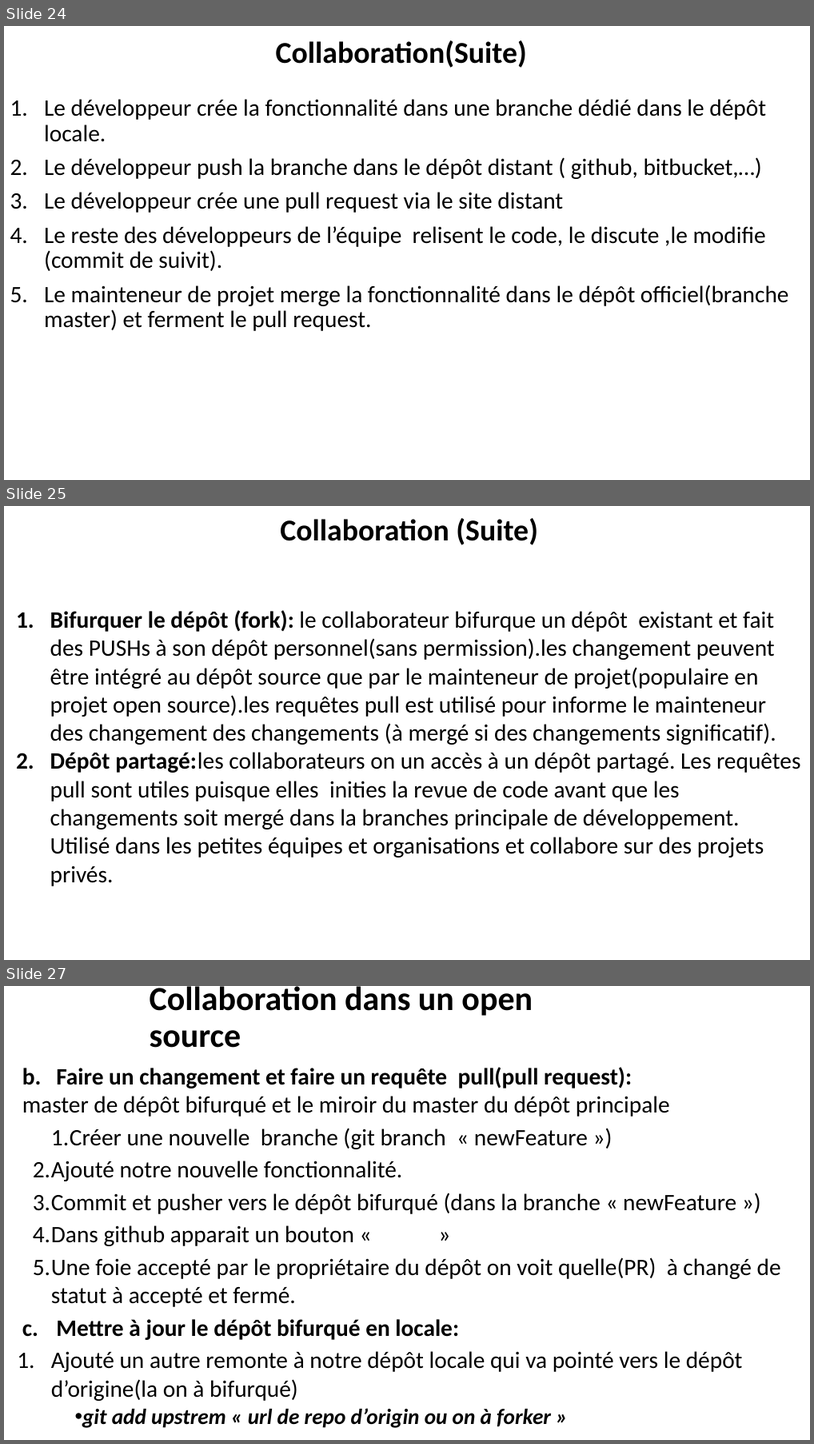
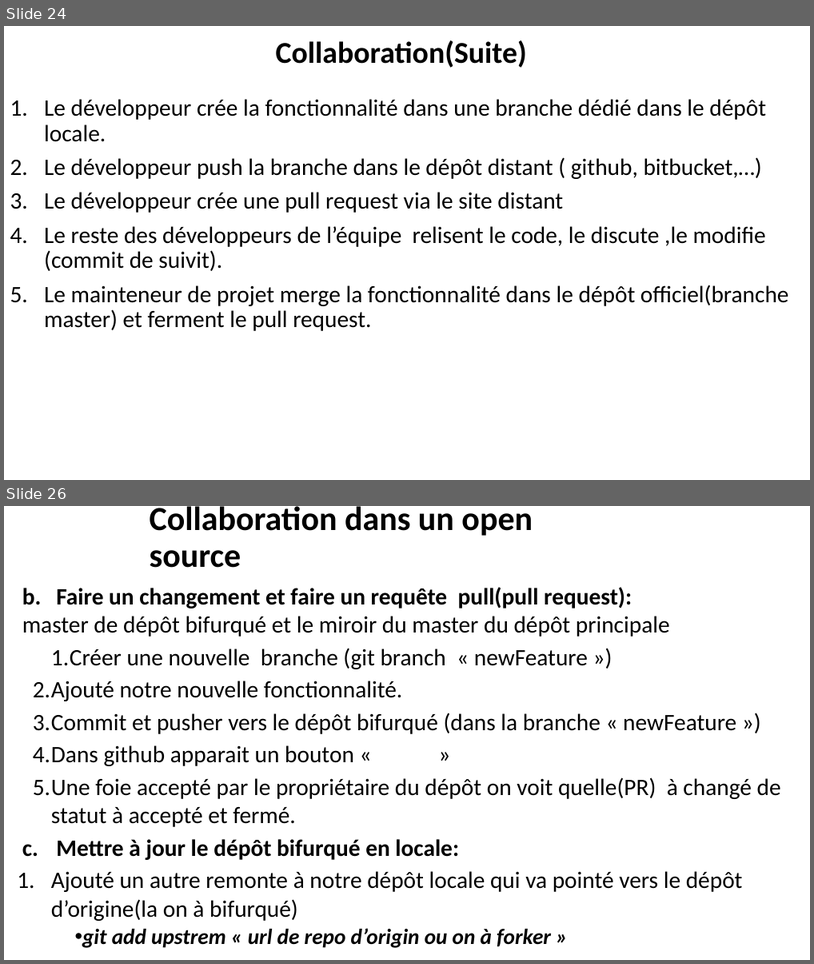
Before and after one commit to belakebiboussad/form, a slide deck: Formation Git.pptx. Shown one above the other, each under a label of ours: slides 24, 25 and 27 before the commit, slides 24 and 26 after it; the slides between them are not shown. The pictures are 814x1444 and 814x964 pixels, drawn with LibreOffice and Linux fonts; fonts in the diff are those of the drawing. Boxes give left, top, right and bottom in pixels: in the first picture for what was removed or moved away, otherwise in the second. Text is boxed around its words. In the diff, an @@ line names an element or a change of style, - is before the commit and + after.

```diff
--- a/Formation Git.pptx
+++ b/Formation Git.pptx
@@ slide 25 removed at [4, 506, 810, 960], background #FFFFFF @@
@@ title removed at [280, 518, 538, 545] @@
-Collaboration (Suite)
@@ text removed at [50, 610, 801, 886] @@
-1. Bifurquer le dépôt (fork): le collaborateur bifurque un dépôt existant et fait des PUSHs à son dépôt personnel(sans permission).les changement peuvent être intégré au dépôt source que par le mainteneur de projet(populaire en projet open source).les requêtes pull est utilisé pour informe le mainteneur des changement des changements (à mergé si des changements significatif).
-2. Dépôt partagé: les collaborateurs on un accès à un dépôt partagé. Les requêtes pull sont utiles puisque elles inities la revue de code avant que les changements soit mergé dans la branches principale de développement. Utilisé dans les petites équipes et organisations et collabore sur des projets privés.
@@ what was slide 27 is now slide 26 @@
```
Also in this commit, not shown: 3 slides changed.
